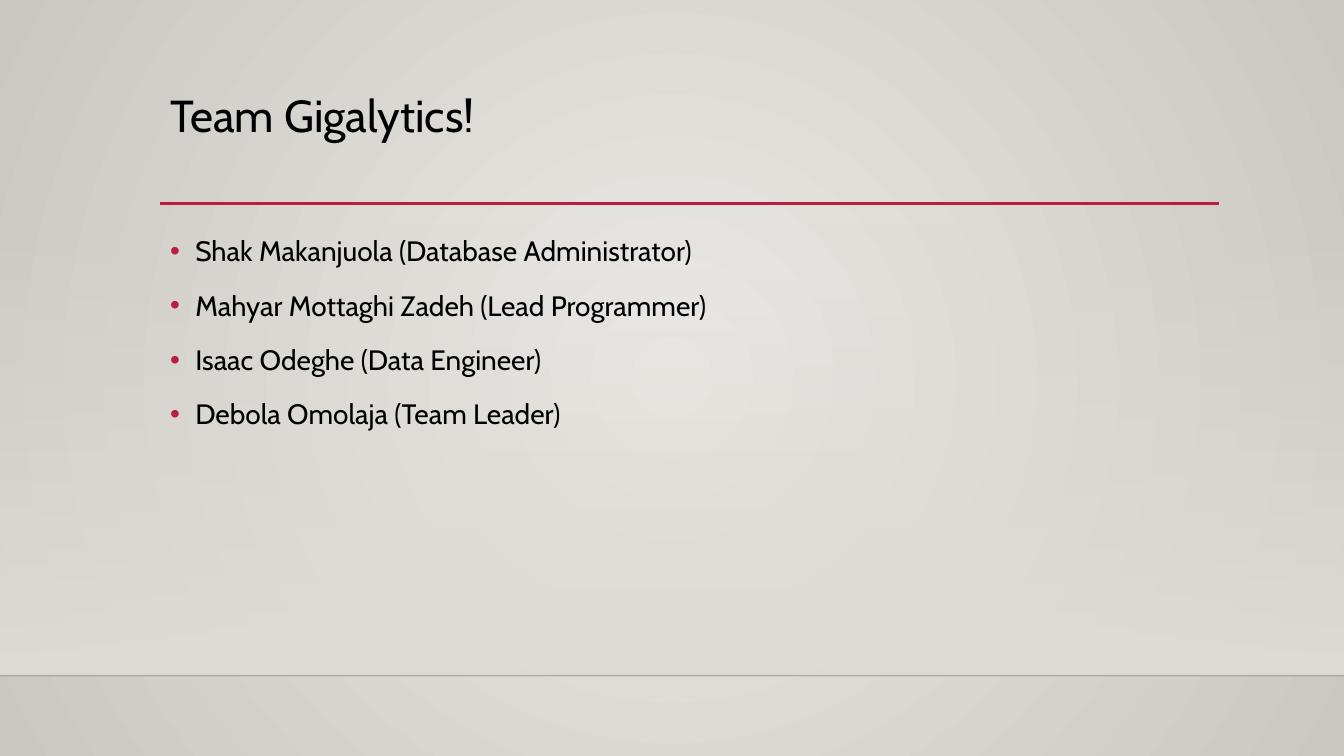
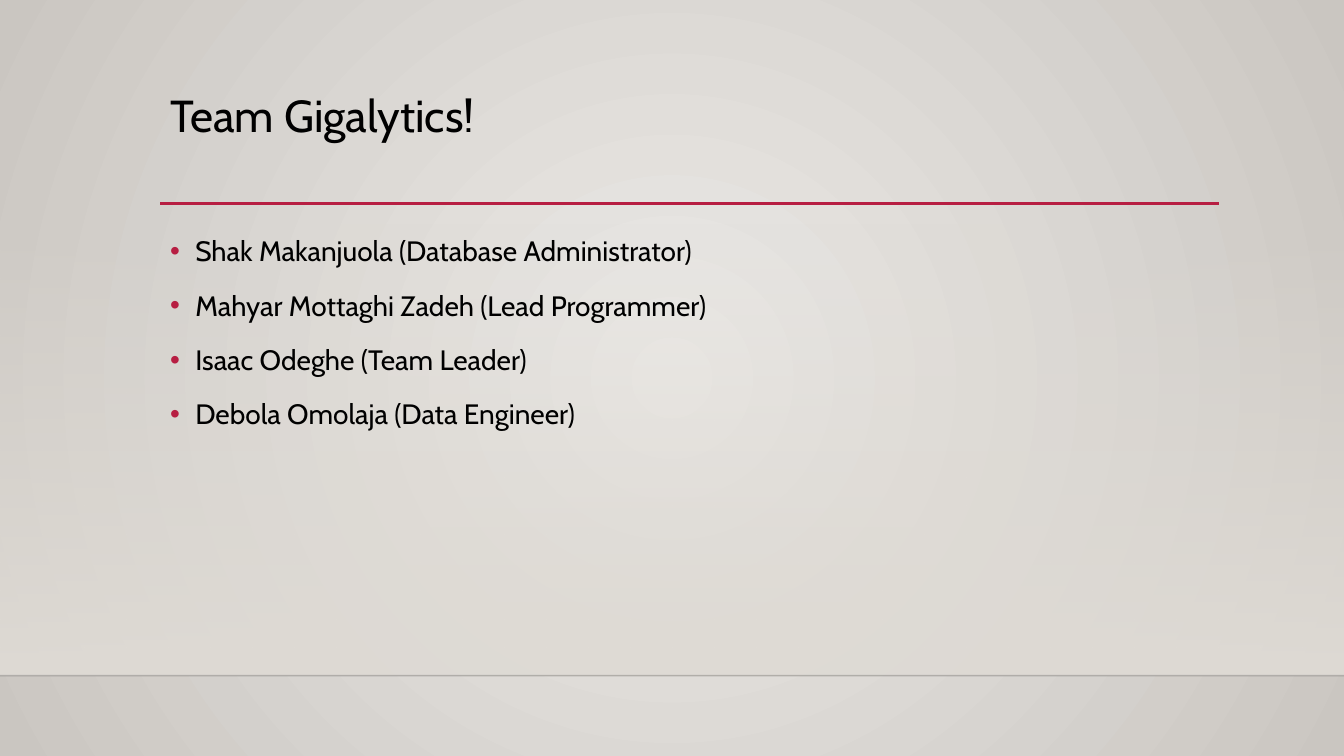
Before and after one commit to mahyarshu/Gigalytics, a slide deck: slide 5 of documents/Presentation/Innovators.pptx. Drawn at 1344x756 pixels with LibreOffice and Linux fonts; fonts in the diff are those of the drawing; background and template pictures are left out. Boxes give left, top, right and bottom in pixels: in the first picture for what was removed or moved away, otherwise in the second. Text is boxed around its words. In the diff, an @@ line names an element or a change of style, - is before the commit and + after.

```diff
--- a/documents/Presentation/Innovators.pptx
+++ b/documents/Presentation/Innovators.pptx
@@ text at [195,349,575,431]: text changed @@
-• Isaac Odeghe (Data Engineer)
-• Debola Omolaja (Team Leader)
+• Isaac Odeghe (Team Leader)
+• Debola Omolaja (Data Engineer)
```
Also in this commit, not shown: 3 other slides changed, 20 slides added, 1 slide removed.
